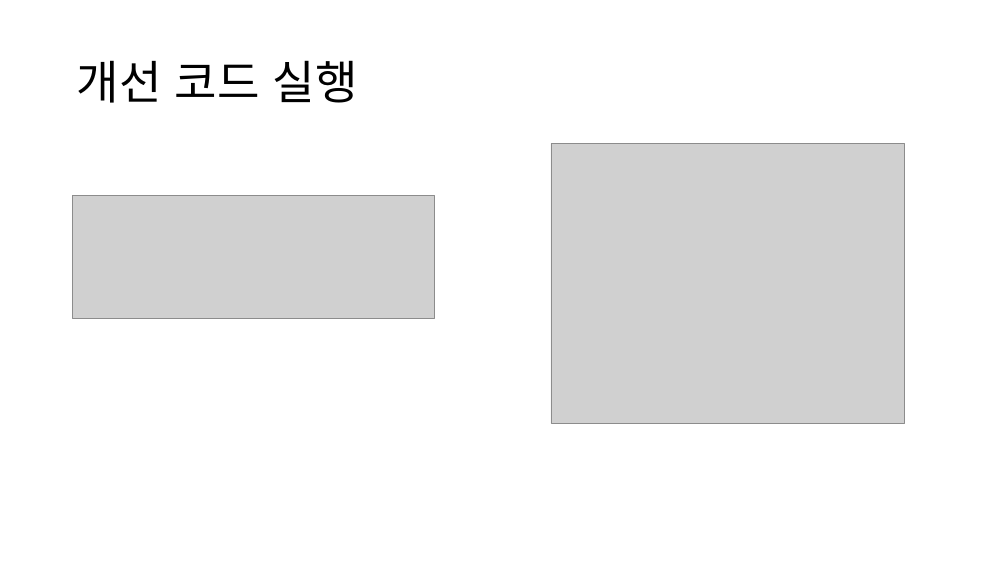
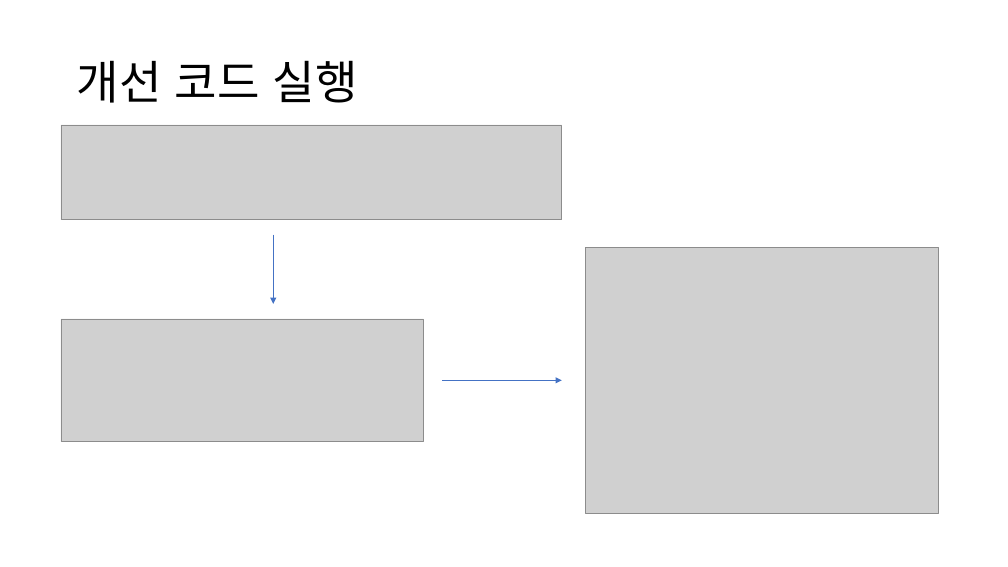
Before and after one commit to Mr-Forger/GP, a slide deck: slide 8 of 231004/11_4_1 리뷰 및 개선.pptx. Drawn at 1008x567 pixels with LibreOffice and Linux fonts; fonts in the diff are those of the drawing; grey boxes stand for pictures. Boxes give left, top, right and bottom in pixels: in the first picture for what was removed or moved away, otherwise in the second. Text is boxed around its words. In the diff, an @@ line names an element or a change of style, - is before the commit and + after.

```diff
--- a/231004/11_4_1 리뷰 및 개선.pptx
+++ b/231004/11_4_1 리뷰 및 개선.pptx
@@ picture added at <box>61,125,562,220</box> @@
@@ arrow added from (273, 234) to (273, 304), #4472C4 0.5 pt @@
@@ picture: place and size @@
-picture at <box>551,144,905,423</box>
+picture at <box>585,248,939,513</box>
@@ picture: place and size @@
-picture at <box>72,195,434,318</box>
+picture at <box>61,319,423,442</box>
@@ arrow added from (442, 380) to (562, 380), #4472C4 0.5 pt @@
```
Also in this commit, not shown: 1 other slide changed, 3 other files.
